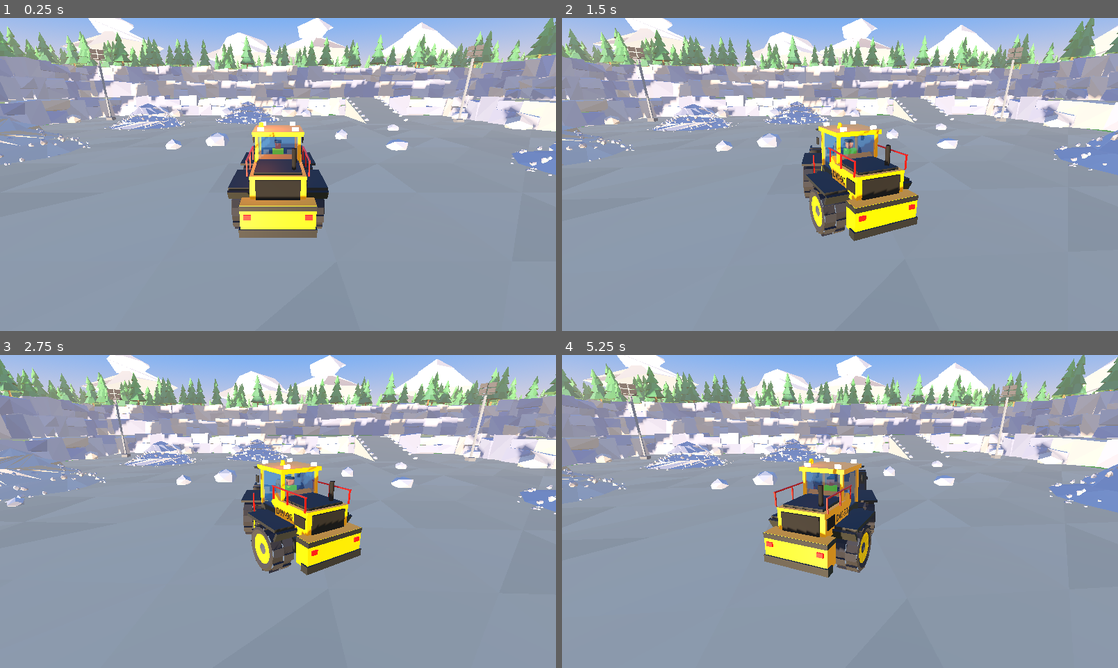
Above: before the commit, frames 1-4 (two rows, left to right).
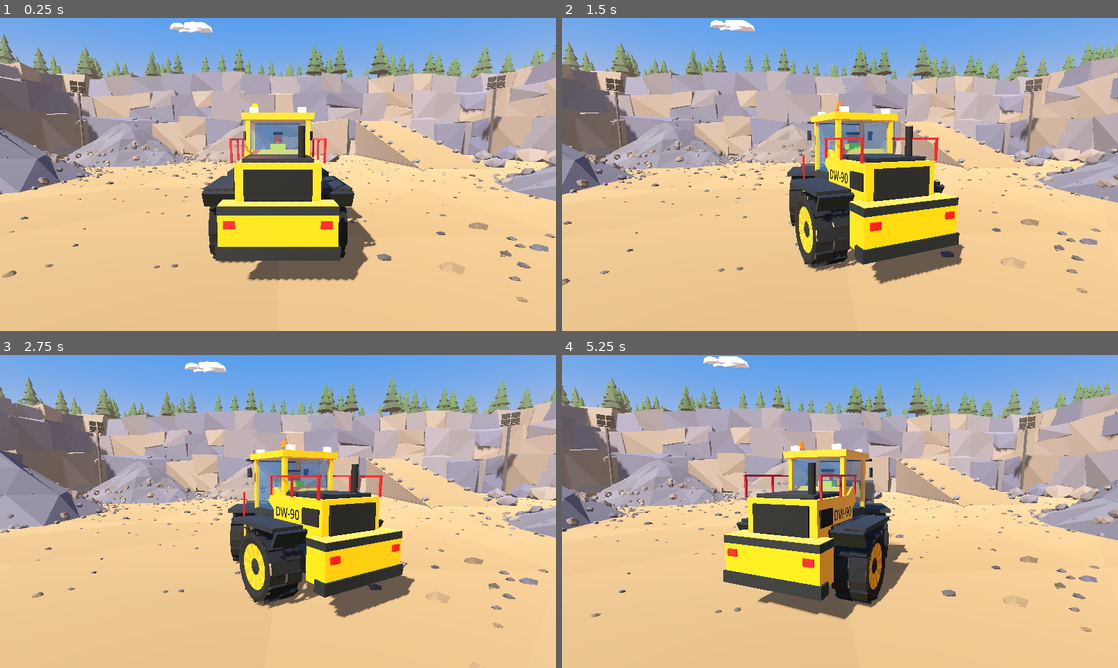
Above: after the commit, the same moments.

Repository: zooper/dirt-work
Game: Godot game, scene res://scenes/levels/quarry.tscn
The game is run twice, just before and just after one commit, with the same random seed, the same clock (stepped at 60 frames per second) and the same inputs.
Inputs:
- Up to frame 1 (0.25 s): no input
- Up to frame 2 (1.5 s): tap Enter at 0.5 s; hold D (steer_right) 0.53-1.28 s; tap Q (camera_orbit_left) at 0.6 s; hold S (brake_reverse) from 1.28 s (still down); tap E (camera_orbit_right) at 1.35 s
- Up to frame 3 (2.75 s): release S (brake_reverse) at 2.03 s; hold D (steer_right) from 2.03 s (still down); hold W (throttle) from 2.03 s (still down)
- Up to frame 4 (5.25 s): release D (steer_right) at 2.78 s; release W (throttle) at 2.78 s; hold I (lift_up) 2.78-3.53 s; tap L (tilt_dump) at 2.85 s; hold A (steer_left) 3.53-5.03 s; tap Q (camera_orbit_left) at 3.6 s; tap E (camera_orbit_right) at 4.35 s; hold S (brake_reverse) from 5.03 s (still down); hold W (throttle) from 5.03 s (still down)

The runs differ from the first frame. In frame 1, 95% of the frame differs, in the area x 0-100%, y 0-100%; in frame 2, 95%; in frame 3, 95%; in frame 4, 95%.

Commit message:
fix(world): sun shone from below; renderer-aware colour linearization; taller benches, bigger slabs, proper pile/mountain shading, pebbles, puffier clouds, lower chase camera

Diff:
--- a/scenes/levels/quarry.tscn
+++ b/scenes/levels/quarry.tscn
@@ -20,17 +20,17 @@
 background_mode = 2
 sky = SubResource("Sky_1")
 ambient_light_source = 3
-ambient_light_color = Color(0.75, 0.8, 0.95, 1)
-ambient_light_sky_contribution = 0.6
-ambient_light_energy = 0.9
+ambient_light_color = Color(0.86, 0.88, 0.95, 1)
+ambient_light_sky_contribution = 0.35
+ambient_light_energy = 0.45
 tonemap_mode = 2
-tonemap_exposure = 1.05
+tonemap_exposure = 1.0
 fog_enabled = true
 fog_light_color = Color(0.92, 0.8, 0.72, 1)
-fog_density = 0.0011
-fog_sky_affect = 0.25
+fog_density = 0.0009
+fog_sky_affect = 0.15
 adjustment_enabled = true
-adjustment_saturation = 1.18
+adjustment_saturation = 1.05
 adjustment_contrast = 1.05
 
 [node name="Quarry" type="Node3D"]
@@ -39,9 +39,9 @@
 environment = SubResource("Environment_1")
 
 [node name="Sun" type="DirectionalLight3D" parent="."]
-transform = Transform3D(0.882948, 0.000000, -0.469472, -0.190951, 0.913545, -0.359127, 0.428884, 0.406737, 0.806613, 0, 40, 0)
-light_color = Color(1, 0.86, 0.68, 1)
-light_energy = 1.35
+transform = Transform3D(0.843661, 0.333464, -0.420758, 0, 0.783716, 0.621119, 0.536875, -0.524014, 0.661191, 0, 40, 0)
+light_color = Color(1, 0.94, 0.84, 1)
+light_energy = 1.0
 shadow_enabled = true
 shadow_bias = 0.04
 directional_shadow_mode = 1
@@ -59,8 +59,11 @@
 [node name="FollowCamera" type="Node3D" parent="."]
 script = ExtResource("3")
 target_path = NodePath("../WheelLoader")
+distance = 9.5
+height = 3.4
+look_height = 2.2
 
 [node name="Camera3D" type="Camera3D" parent="FollowCamera"]
 current = true
-fov = 65.0
+fov = 58.0
 far = 1500.0
--- a/scripts/vehicles/beacon.gd
+++ b/scripts/vehicles/beacon.gd
@@ -20,9 +20,9 @@
 	dome.radial_segments = 8
 	dome.rings = 1
 	_mat = StandardMaterial3D.new()
-	_mat.albedo_color = color
+	_mat.albedo_color = Palette.render(color)
 	_mat.emission_enabled = true
-	_mat.emission = color
+	_mat.emission = Palette.render(color)
 	dome.material = _mat
 	var mi := MeshInstance3D.new()
 	mi.mesh = dome
--- a/scripts/world/low_poly_batch.gd
+++ b/scripts/world/low_poly_batch.gd
@@ -19,7 +19,8 @@
 	if _shared_material == null:
 		_shared_material = StandardMaterial3D.new()
 		_shared_material.vertex_color_use_as_albedo = true
-		_shared_material.vertex_color_is_srgb = true
+		# add_tri() converts colours via Palette.render() (renderer-aware).
+		_shared_material.vertex_color_is_srgb = false
 		_shared_material.roughness = 0.92
 	return _shared_material
 
@@ -33,7 +34,7 @@
 	if n.length_squared() < 1e-12:
 		return
 	_st.set_normal(n.normalized())
-	_st.set_color(color)
+	_st.set_color(Palette.render(color))
 	# Godot treats clockwise as front-facing, so emit reversed.
 	_st.add_vertex(a)
 	_st.add_vertex(c)
@@ -135,14 +136,14 @@
 func add_mound(center: Vector3, radius: float, height: float, segments: int, rings: int,
 		rng: RandomNumberGenerator, color_fn: Callable, jitter := 0.12) -> PackedVector3Array:
 	var levels: Array = []
+	var offs := rng.randf() * TAU
 	for r in rings:
 		var t := float(r) / rings
 		var ring := PackedVector3Array()
 		var rr := radius * (1.0 - t) * (1.0 - 0.15 * t)
 		var y := height * (1.0 - pow(1.0 - t, 1.0 + 0.4 * t)) if r > 0 else 0.0
-		var offs := rng.randf() * TAU
 		for i in segments:
-			var a := TAU * i / segments + offs + rng.randf_range(-jitter, jitter)
+			var a := TAU * i / segments + offs + rng.randf_range(-jitter, jitter) * 0.5
 			var rj := rr * rng.randf_range(1.0 - jitter, 1.0 + jitter)
 			ring.append(center + Vector3(cos(a) * rj, y + (rng.randf_range(-jitter, jitter) * height * 0.3 if r > 0 else 0.0), sin(a) * rj))
 		levels.append(ring)
@@ -156,14 +157,25 @@
 			if r + 1 < rings:
 				var hi: PackedVector3Array = levels[r + 1]
 				# Rings have different random offsets; connect by index (fine for low-poly).
-				var c1: Color = color_fn.call((lo[i] + lo[j] + hi[i]) / 3.0, Vector3.UP)
-				add_tri(lo[i], hi[i], lo[j], c1)
-				var c2: Color = color_fn.call((lo[j] + hi[i] + hi[j]) / 3.0, Vector3.UP)
-				add_tri(lo[j], hi[i], hi[j], c2)
+				var c1: Color = color_fn.call((lo[i] + lo[j] + hi[i]) / 3.0, _face_normal(lo[i], hi[i], lo[j], center))
+				add_tri_facing(lo[i], hi[i], lo[j], _outward(lo[i], lo[j], hi[i], center), c1)
+				var c2: Color = color_fn.call((lo[j] + hi[i] + hi[j]) / 3.0, _face_normal(lo[j], hi[i], hi[j], center))
+				add_tri_facing(lo[j], hi[i], hi[j], _outward(lo[j], hi[i], hi[j], center), c2)
 			else:
-				add_tri(lo[i], apex, lo[j], color_fn.call((lo[i] + lo[j] + apex) / 3.0, Vector3.UP))
+				add_tri_facing(lo[i], apex, lo[j], _outward(lo[i], lo[j], apex, center), color_fn.call((lo[i] + lo[j] + apex) / 3.0, _face_normal(lo[i], lo[j], apex, center)))
 	hull_pts.append(apex)
 	return hull_pts
+
+
+static func _face_normal(a: Vector3, b: Vector3, c: Vector3, center: Vector3) -> Vector3:
+	var n := (b - a).cross(c - a).normalized()
+	return n if n.dot(_outward(a, b, c, center)) >= 0.0 else -n
+
+
+## Outward direction for a mound face: away from the mound axis, tilted up.
+static func _outward(a: Vector3, b: Vector3, c: Vector3, center: Vector3) -> Vector3:
+	var m := (a + b + c) / 3.0 - center
+	return Vector3(m.x, 0.0, m.z).normalized() + Vector3.UP * 0.3
 
 
 func commit() -> ArrayMesh:
--- a/scripts/world/palette.gd
+++ b/scripts/world/palette.gd
@@ -4,10 +4,10 @@
 ## Single source of truth for the stylised, saturated colour scheme
 ## (warm Nordic late-afternoon). Tune the look here rather than in scenes.
 
-const MACHINE_YELLOW := Color(0.98, 0.72, 0.06)
-const MACHINE_DARK := Color(0.20, 0.21, 0.23)
+const MACHINE_YELLOW := Color(0.98, 0.77, 0.10)
+const MACHINE_DARK := Color(0.27, 0.28, 0.30)
 const MACHINE_STEEL := Color(0.34, 0.35, 0.37)
-const TIRE := Color(0.10, 0.10, 0.11)
+const TIRE := Color(0.16, 0.16, 0.17)
 const RAIL_RED := Color(0.85, 0.12, 0.10)
 const GLASS := Color(0.35, 0.55, 0.70, 0.45)
 const HIVIS := Color(0.75, 0.95, 0.15)
@@ -15,24 +15,39 @@
 const LAMP := Color(1.0, 0.93, 0.75)
 const TAIL := Color(1.0, 0.1, 0.05)
 
-const GRAVEL_FLOOR := Color(0.78, 0.66, 0.53)
-const GRAVEL_PILE := Color(0.60, 0.58, 0.62)
-const GRAVEL_PILE_WARM := Color(0.72, 0.64, 0.58)
-const ROCK := Color(0.62, 0.60, 0.64)
-const ROCK_COOL := Color(0.50, 0.51, 0.60)
-const ROCK_WARM := Color(0.72, 0.64, 0.60)
-const GRASS := Color(0.42, 0.66, 0.26)
-const GRASS_DARK := Color(0.28, 0.50, 0.22)
-const PINE := Color(0.12, 0.40, 0.24)
-const PINE_LIGHT := Color(0.22, 0.52, 0.26)
-const TRUNK := Color(0.45, 0.28, 0.16)
-const WATER := Color(0.28, 0.58, 0.80)
-const MOUNTAIN := Color(0.42, 0.50, 0.66)
-const SNOW := Color(0.96, 0.97, 1.0)
+const GRAVEL_FLOOR := Color(0.80, 0.70, 0.56)
+const GRAVEL_PILE := Color(0.58, 0.57, 0.60)
+const GRAVEL_PILE_WARM := Color(0.66, 0.61, 0.57)
+const ROCK := Color(0.64, 0.62, 0.65)
+const ROCK_COOL := Color(0.55, 0.56, 0.64)
+const ROCK_WARM := Color(0.72, 0.66, 0.62)
+const GRASS := Color(0.46, 0.68, 0.30)
+const GRASS_DARK := Color(0.32, 0.54, 0.25)
+const PINE := Color(0.16, 0.42, 0.26)
+const PINE_LIGHT := Color(0.26, 0.54, 0.30)
+const TRUNK := Color(0.50, 0.33, 0.20)
+const WATER := Color(0.32, 0.62, 0.84)
+const MOUNTAIN := Color(0.52, 0.60, 0.74)
+const SNOW := Color(0.95, 0.96, 1.0)
 const FALU_RED := Color(0.66, 0.12, 0.10)
 const TRIM_WHITE := Color(0.95, 0.94, 0.90)
 
 static var _cache := {}
+static var _linearize := -1
+
+
+## Converts a palette (sRGB) colour to what the active renderer expects.
+## Godot 4.3's Compatibility renderer reads albedo and vertex colours as linear
+## (making everything pale), so we linearize there; Forward+/Mobile handle sRGB.
+static func render(c: Color) -> Color:
+	if _linearize < 0:
+		# Only the Compatibility (OpenGL) renderer runs without a RenderingDevice.
+		_linearize = 1 if RenderingServer.get_rendering_device() == null else 0
+	if _linearize == 0:
+		return c
+	var l := c.srgb_to_linear()
+	l.a = c.a
+	return l
 
 
 ## Cached StandardMaterial3D for solid parts of machines and props.
@@ -40,14 +55,14 @@
 	var key := "%s|%s|%s|%s" % [color, roughness, metallic, emission]
 	if not _cache.has(key):
 		var m := StandardMaterial3D.new()
-		m.albedo_color = color
+		m.albedo_color = render(color)
 		m.roughness = roughness
 		m.metallic = metallic
 		if color.a < 1.0:
 			m.transparency = BaseMaterial3D.TRANSPARENCY_ALPHA
 		if emission > 0.0:
 			m.emission_enabled = true
-			m.emission = color
+			m.emission = render(color)
 			m.emission_energy_multiplier = emission
 		_cache[key] = m
 	return _cache[key]
--- a/scripts/world/quarry_world.gd
+++ b/scripts/world/quarry_world.gd
@@ -13,7 +13,7 @@
 
 const PIT_HALF := 40.0
 ## [inner distance from centre, top height] per bench; the last is the plateau.
-const TIERS := [[40.0, 4.0], [48.0, 8.0], [56.0, 12.0]]
+const TIERS := [[40.0, 7.0], [50.0, 14.0], [60.0, 20.0]]
 const PLATEAU_OUTER := 170.0
 const YARD_SOUTH := 100.0
 const RAMP_X := 20.0
@@ -51,6 +51,7 @@
 	add_child(_build_clouds().to_instance("Clouds", false))
 	_build_forest()
 	_build_rubble()
+	_build_pebbles()
 
 
 # --- Ground -----------------------------------------------------------------
@@ -62,7 +63,7 @@
 	var g := 700.0
 	b.add_quad(Vector3(-g, -0.06, g), Vector3(g, -0.06, g), Vector3(g, -0.06, -g), Vector3(-g, -0.06, -g), Palette.GRASS)
 	# Faceted gravel floor for pit + yard: a jittered-colour triangle grid.
-	var cell := 6.0
+	var cell := 10.0
 	var x0 := -PIT_HALF - 0.0
 	var x1 := PIT_HALF
 	var z0 := -PIT_HALF
@@ -79,8 +80,8 @@
 			var d := Vector3(x, 0.01, z)
 			var yard := z > PIT_HALF
 			var base := Palette.GRAVEL_FLOOR.lerp(Palette.GRASS_DARK, 0.15) if yard else Palette.GRAVEL_FLOOR
-			b.add_tri(a, bb, c, _tint(base, 0.05))
-			b.add_tri(a, c, d, _tint(base, 0.05))
+			b.add_tri(a, bb, c, _tint(base, 0.025))
+			b.add_tri(a, c, d, _tint(base, 0.025))
 			z += cell
 		x += cell
 	# Yard extends beyond the pit width to the east and west.
@@ -137,20 +138,20 @@
 	var s := 0.0
 	var yaw := atan2(along.x, along.z)
 	while s < length:
-		var w := _rng.randf_range(2.6, 5.0)
-		var stack := 2 if height > 3.5 and _rng.randf() < 0.55 else 1
+		var w := _rng.randf_range(4.5, 9.0)
+		var stack := clampi(int(height / 5.0 + _rng.randf() * 0.8), 1, 3)
 		var y := start.y
 		for k in stack:
 			var hh := height / stack * _rng.randf_range(0.95, 1.15)
 			if k == stack - 1:
 				hh = start.y + height + _rng.randf_range(-0.4, 0.5) - y
-			var depth := _rng.randf_range(2.0, 3.2)
-			var protrude := _rng.randf_range(0.25, 0.9)
+			var depth := _rng.randf_range(3.0, 5.0)
+			var protrude := _rng.randf_range(0.3, 1.4)
 			var center := start + along * (s + w * 0.5) + out_dir * (protrude - depth * 0.5) + Vector3.UP * (y - start.y + hh * 0.5)
 			var basis := Basis(Vector3.UP, yaw + _rng.randf_range(-0.12, 0.12)).rotated(along, _rng.randf_range(-0.08, 0.04))
 			var tone := [Palette.ROCK, Palette.ROCK_COOL, Palette.ROCK_WARM][_rng.randi() % 3] as Color
 			var rng := _rng
-			b.add_slab(center, Vector3(depth, hh, w * 1.08), basis, 0.35, _rng, tone,
+			b.add_slab(center, Vector3(depth, hh, w * 1.08), basis, 0.7, _rng, tone,
 				func(_c, n): return LowPolyBatch._shade(tone, n, rng))
 			y += hh
 		s += w
@@ -160,7 +161,7 @@
 	var inner: float = TIERS[0][0]
 	var height: float = TIERS[0][1]
 	var hw := 4.0
-	var length := 16.0
+	var length := 28.0
 	var z0 := -inner + length
 	var z1 := -inner
 	var pts := PackedVector3Array([
@@ -187,12 +188,12 @@
 func _build_piles(b: LowPolyBatch) -> void:
 	var spots := [Vector3(-22, 0, -22), Vector3(-6, 0, -30), Vector3(-27, 0, -2), Vector3(26, 0, 4)]
 	for p in spots:
-		var r := _rng.randf_range(5.5, 7.5)
-		var h := r * _rng.randf_range(0.55, 0.65)
+		var r := _rng.randf_range(8.5, 11.0)
+		var h := r * _rng.randf_range(0.6, 0.7)
 		var base := Palette.GRAVEL_PILE if _rng.randf() < 0.6 else Palette.GRAVEL_PILE_WARM
 		var rng := _rng
 		var hull := b.add_mound(p, r, h, 14, 4, _rng,
-			func(c, _n): return base.lerp(Palette.ROCK_COOL, clampf(c.y / h, 0.0, 1.0) * 0.25).lightened(rng.randf_range(-0.07, 0.07)))
+			func(c, n): return LowPolyBatch._shade(base.lerp(Palette.ROCK_COOL, clampf(c.y / h, 0.0, 1.0) * 0.25), n, rng))
 		_add_convex_shape(hull)
 		piles.append({"center": p, "radius": r, "height": h})
 
@@ -238,15 +239,29 @@
 	for pile in piles:
 		var r: float = pile.radius
 		var h: float = pile.height
-		for i in 150:
+		for i in 220:
 			var a := _rng.randf() * TAU
 			var d := sqrt(_rng.randf()) * r * 1.15
 			var y := maxf(h * (1.0 - d / r), 0.0) * 0.92
 			var pos: Vector3 = pile.center + Vector3(cos(a) * d, y, sin(a) * d)
-			var s := _rng.randf_range(0.25, 0.7) * (1.0 if d < r else 0.6)
+			var s := _rng.randf_range(0.35, 1.0) * (1.0 if d < r else 0.6)
 			xforms.append(Transform3D(Basis.from_euler(Vector3(_rng.randf() * TAU, _rng.randf() * TAU, 0)).scaled(Vector3.ONE * s), pos))
 			colors.append(Palette.GRAVEL_PILE.lerp(Palette.ROCK_WARM, _rng.randf()).lightened(_rng.randf_range(-0.1, 0.12)))
 	add_child(_multimesh("Rubble", chunk.commit(), xforms, colors, true))
+
+
+## Gravel texture: small stones scattered over the pit floor and yard.
+func _build_pebbles() -> void:
+	var chunk := LowPolyBatch.new()
+	chunk.add_rock(Vector3.ZERO, 0.5, _rng, Color.WHITE, 0.6)
+	var xforms: Array[Transform3D] = []
+	var colors: Array[Color] = []
+	for i in 2600:
+		var p := Vector3(_rng.randf_range(-PIT_HALF + 1, PIT_HALF - 1), 0.0, _rng.randf_range(-PIT_HALF + 1, YARD_SOUTH - 2))
+		var s := _rng.randf_range(0.12, 0.4) if _rng.randf() < 0.85 else _rng.randf_range(0.45, 0.8)
+		xforms.append(Transform3D(Basis.from_euler(Vector3(0, _rng.randf() * TAU, 0)).scaled(Vector3(s, s, s)), p))
+		colors.append(Palette.GRAVEL_PILE.lerp(Palette.GRAVEL_FLOOR, _rng.randf()).darkened(_rng.randf_range(0.0, 0.2)))
+	add_child(_multimesh("Pebbles", chunk.commit(), xforms, colors, false))
 
 
 # --- Forest, backdrop, sky --------------------------------------------------
@@ -342,30 +357,32 @@
 		var dist := _rng.randf_range(620, 760)
 		var c := Vector3(sin(ang) * dist, 0, cos(ang) * dist)
 		var r := _rng.randf_range(150, 240)
-		var h := _rng.randf_range(110, 190)
+		var h := _rng.randf_range(80, 150)
 		b.add_mound(c, r, h, 9, 4, _rng, _mountain_color.bind(h), 0.2)
 
 
 func _mountain_color(cen: Vector3, _n: Vector3, h: float) -> Color:
 	var t := cen.y / h
-	if t > 0.62 + _rng.randf_range(-0.06, 0.06):
-		return Palette.SNOW.darkened(_rng.randf_range(0.0, 0.08))
+	if t > 0.74 + _rng.randf_range(-0.05, 0.05):
+		return Palette.SNOW.darkened(_rng.randf_range(0.05, 0.18))
 	return Palette.MOUNTAIN.lerp(Palette.PINE, (1.0 - t) * 0.5).lightened(_rng.randf_range(-0.04, 0.06))
 
 
 func _build_clouds() -> LowPolyBatch:
 	var b := LowPolyBatch.new()
-	for i in 16:
-		var c := Vector3(_rng.randf_range(-500, 500), _rng.randf_range(140, 200), _rng.randf_range(-500, 500))
-		for k in 4:
-			var off := Vector3(_rng.randf_range(-25, 25), _rng.randf_range(-3, 4), _rng.randf_range(-10, 10))
+	for i in 11:
+		var c := Vector3(_rng.randf_range(-450, 450), _rng.randf_range(110, 160), _rng.randf_range(-500, 300))
+		var puffs := _rng.randi_range(4, 7)
+		for k in puffs:
+			var t := (k - puffs * 0.5) / puffs
+			var r := _rng.randf_range(7, 13) * (1.0 - absf(t) * 0.8)
+			var off := Vector3(t * 40.0, _rng.randf_range(-1, 3) + (1.0 - absf(t)) * 4.0, _rng.randf_range(-6, 6))
 			var pts := PackedVector3Array()
-			var size := Vector3(_rng.randf_range(18, 32), _rng.randf_range(5, 9), _rng.randf_range(10, 18))
-			for d in 14:
-				var v := Vector3(_rng.randf_range(-1, 1), _rng.randf_range(-0.4, 1), _rng.randf_range(-1, 1)).normalized()
-				pts.append(c + off + v * size)
+			for d in 18:
+				var v := Vector3(_rng.randf_range(-1, 1), _rng.randf_range(-0.2, 1), _rng.randf_range(-1, 1)).normalized()
+				pts.append(c + off + Vector3(v.x * r * 1.4, v.y * r, v.z * r))
 			var rng := _rng
-			b.add_hull(pts, Color.WHITE, func(_cc, n): return Color(1.0, 0.97, 0.95).darkened(0.12 * maxf(-n.y, 0.0) + rng.randf() * 0.03))
+			b.add_hull(pts, Color.WHITE, func(_cc, n): return Color(1.0, 0.96, 0.93).lerp(Color(0.85, 0.8, 0.88), clampf(-n.y, 0.0, 1.0) * 0.8 + rng.randf() * 0.04))
 	return b
 
 
@@ -403,7 +420,7 @@
 	mm.instance_count = xforms.size()
 	for i in xforms.size():
 		mm.set_instance_transform(i, xforms[i])
-		mm.set_instance_color(i, colors[i])
+		mm.set_instance_color(i, Palette.render(colors[i]))
 	var mmi := MultiMeshInstance3D.new()
 	mmi.name = n
 	mmi.multimesh = mm
--- a/scripts/world/site_props.gd
+++ b/scripts/world/site_props.gd
@@ -30,7 +30,7 @@
 	var glow := _glow.to_instance("SiteGlow", false)
 	var m := LowPolyBatch.material().duplicate() as StandardMaterial3D
 	m.emission_enabled = true
-	m.emission = Palette.LAMP
+	m.emission = Palette.render(Palette.LAMP)
 	m.emission_energy_multiplier = 1.6
 	glow.material_override = m
 	add_child(glow)
--- a/tests/run_tests.gd
+++ b/tests/run_tests.gd
@@ -114,7 +114,7 @@
 
 	# Ramp: drive from its foot up onto the first tier.
 	loader.lift_input = 0.0
-	loader.global_transform = Transform3D(Basis.IDENTITY, Vector3(20, 0.05, -14))
+	loader.global_transform = Transform3D(Basis.IDENTITY, Vector3(20, 0.05, -6))
 	loader.speed = 0.0
 	loader.articulation = 0.0
 	loader.throttle = 1.0
Not shown, changed: docs/DECISIONS.md
